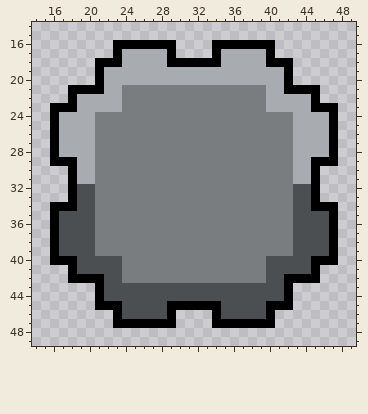
One commit to this pixel-art file: asset/Base_lv2.aseprite. The first picture shows the starting point.
64x64 pixels, 1 frame. Shown: x 14..49, y 14..49.
The same view after the edit:
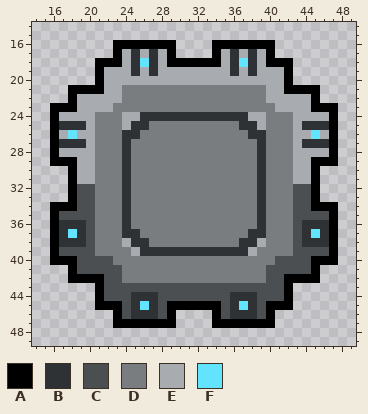
Palette (. is transparent): A #000000  B #2f3235  C #4c4f52  D #7a7d80  E #a8acb0  F #62e4ff
Diff:
{"change": "layer \"Layer 2\" removed"}
{"y":17,"x":25,"old":"E","new":"B"}
{"y":17,"x":27,"old":"E","new":"B"}
{"y":17,"x":36,"old":"E","new":"B"}
{"y":17,"x":38,"old":"E","new":"B"}
{"y":18,"x":25,"old":"EEE","new":"BFB"}
{"y":18,"x":36,"old":"EEE","new":"BFB"}
{"y":19,"x":25,"old":"E","new":"B"}
{"y":19,"x":27,"old":"E","new":"B"}
{"y":19,"x":36,"old":"E","new":"B"}
{"y":19,"x":38,"old":"E","new":"B"}
{"y":23,"x":23,"old":"E","new":"D"}
{"y":23,"x":40,"old":"E","new":"D"}
{"y":24,"x":24,"old":"DDDDDDDDDDDDDDDD","new":"EEBBBBBBBBBBBBEE"}
{"y":25,"x":17,"old":"EEE","new":"BBB"}
{"y":25,"x":24,"old":"DDD","new":"EBB"}
{"y":25,"x":37,"old":"DDD","new":"BBE"}
{"y":25,"x":44,"old":"EEE","new":"BBB"}
{"y":26,"x":18,"old":"E","new":"F"}
{"y":26,"x":24,"old":"DD","new":"BB"}
{"y":26,"x":38,"old":"DD","new":"BB"}
{"y":26,"x":45,"old":"E","new":"F"}
{"y":27,"x":17,"old":"EEE","new":"BBB"}
{"y":27,"x":24,"old":"D","new":"B"}
{"y":27,"x":39,"old":"D","new":"B"}
{"y":27,"x":44,"old":"EEE","new":"BBB"}
{"y":28,"x":24,"old":"D","new":"B"}
{"y":28,"x":39,"old":"D","new":"B"}
{"y":29,"x":24,"old":"D","new":"B"}
{"y":29,"x":39,"old":"D","new":"B"}
{"y":30,"x":24,"old":"D","new":"B"}
{"y":30,"x":39,"old":"D","new":"B"}
{"y":31,"x":24,"old":"D","new":"B"}
{"y":31,"x":39,"old":"D","new":"B"}
{"y":32,"x":24,"old":"D","new":"B"}
{"y":32,"x":39,"old":"D","new":"B"}
{"y":33,"x":24,"old":"D","new":"B"}
{"y":33,"x":39,"old":"D","new":"B"}
{"y":34,"x":24,"old":"D","new":"B"}
{"y":34,"x":39,"old":"D","new":"B"}
{"y":35,"x":24,"old":"D","new":"B"}
{"y":35,"x":39,"old":"D","new":"B"}
{"y":36,"x":17,"old":"CCC","new":"BBB"}
{"y":36,"x":24,"old":"D","new":"B"}
{"y":36,"x":39,"old":"D","new":"B"}
{"y":36,"x":44,"old":"CCC","new":"BBB"}
{"y":37,"x":17,"old":"CCC","new":"BFB"}
{"y":37,"x":24,"old":"DD","new":"BB"}
{"y":37,"x":38,"old":"DD","new":"BB"}
{"y":37,"x":44,"old":"CCC","new":"BFB"}
{"y":38,"x":17,"old":"CCC","new":"BBB"}
{"y":38,"x":24,"old":"DDD","new":"EBB"}
{"y":38,"x":37,"old":"DDD","new":"BBE"}
{"y":38,"x":44,"old":"CCC","new":"BBB"}
{"y":39,"x":25,"old":"DDDDDDDDDDDDDD","new":"EBBBBBBBBBBBBE"}
{"y":40,"x":23,"old":"C","new":"D"}
{"y":40,"x":40,"old":"C","new":"D"}
{"y":44,"x":25,"old":"CCC","new":"BBB"}
{"y":44,"x":36,"old":"CCC","new":"BBB"}
{"y":45,"x":25,"old":"CCC","new":"BFB"}
{"y":45,"x":36,"old":"CCC","new":"BFB"}
{"y":46,"x":25,"old":"CCC","new":"BBB"}
{"y":46,"x":36,"old":"CCC","new":"BBB"}
